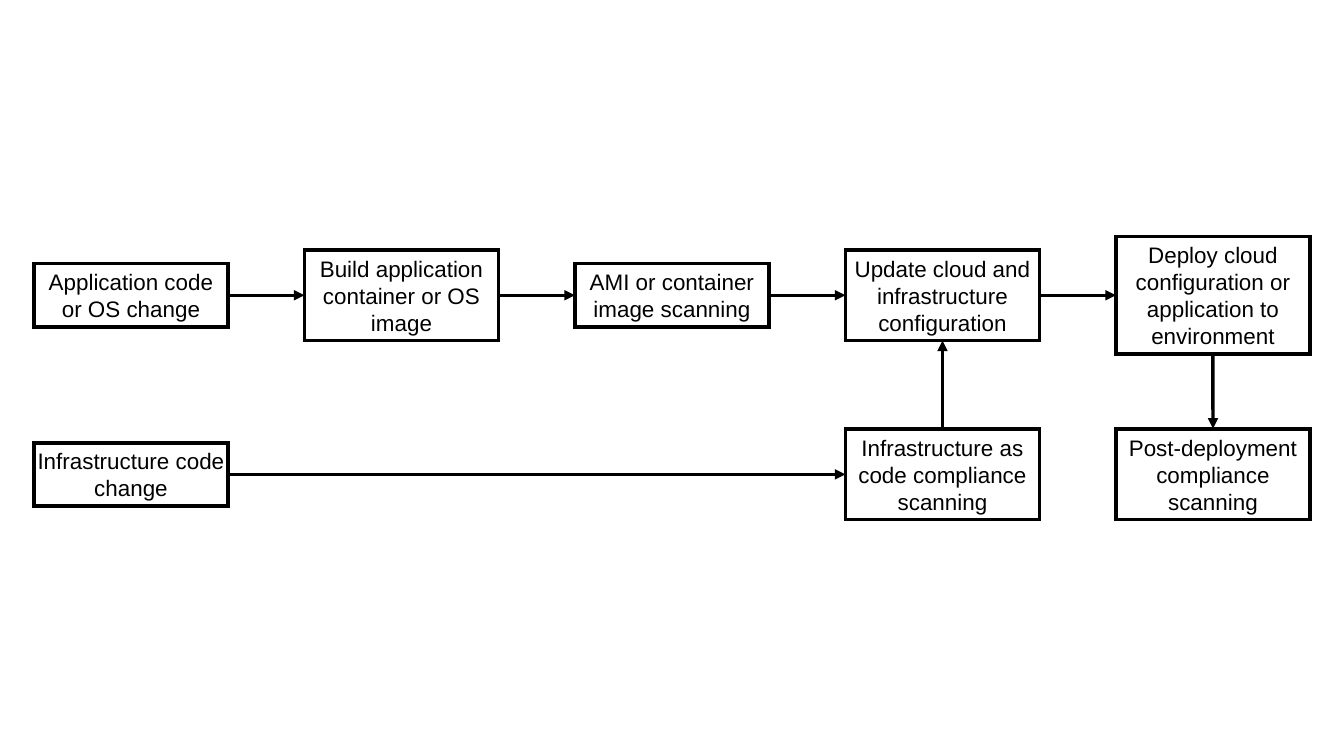
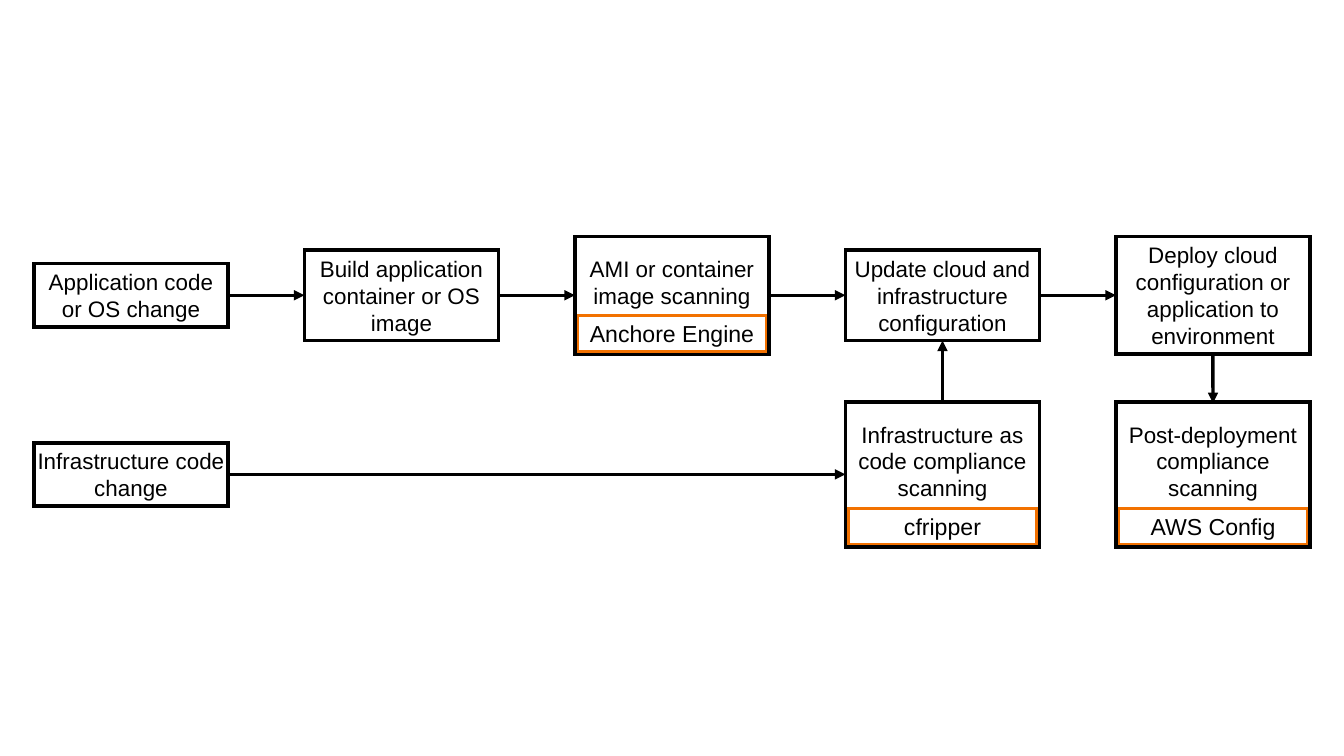
Before and after one commit to fiorott/nano-aca-03, a slide deck: slide 1 of DevSecOpsPipeline.pptx. Drawn at 1344x756 pixels with LibreOffice and Linux fonts; fonts in the diff are those of the drawing. Boxes give left, top, right and bottom in pixels: in the first picture for what was removed or moved away, otherwise in the second. Text is boxed around its words. In the diff, an @@ line names an element or a change of style, - is before the commit and + after.

```diff
--- a/DevSecOpsPipeline.pptx
+++ b/DevSecOpsPipeline.pptx
@@ rectangle "AMI or container image scanning": place and size @@
-rectangle "AMI or container image scanning" at [575,264,769,327]
+rectangle "AMI or container image scanning" at [575,236,769,354]
@@ rectangle added at [578,315,766,351], outline #F27100 4 pt, 33 pt, text #000000 @@
+Anchore Engine
@@ arrow moved from (942, 429) - (942, 341) to (942, 401) - (942, 341) @@
@@ arrow moved from (1213, 353) - (1213, 429) to (1213, 353) - (1213, 403) @@
@@ rectangle "Infrastructure as code compliance scanning": place and size @@
-rectangle "Infrastructure as code compliance scanning" at [846,429,1040,520]
+rectangle "Infrastructure as code compliance scanning" at [846,402,1040,547]
@@ rectangle "Post-deployment compliance scanning": place and size @@
-rectangle "Post-deployment compliance scanning" at [1116,429,1310,520]
+rectangle "Post-deployment compliance scanning" at [1116,402,1310,547]
@@ rectangle added at [849,508,1037,544], outline #F27100 4 pt, 33 pt, text #000000 @@
+cfripper
@@ rectangle added at [1119,508,1307,544], outline #F27100 4 pt, 33 pt, text #000000 @@
+AWS Config
```
Also in this commit, not shown: 3 other files.
